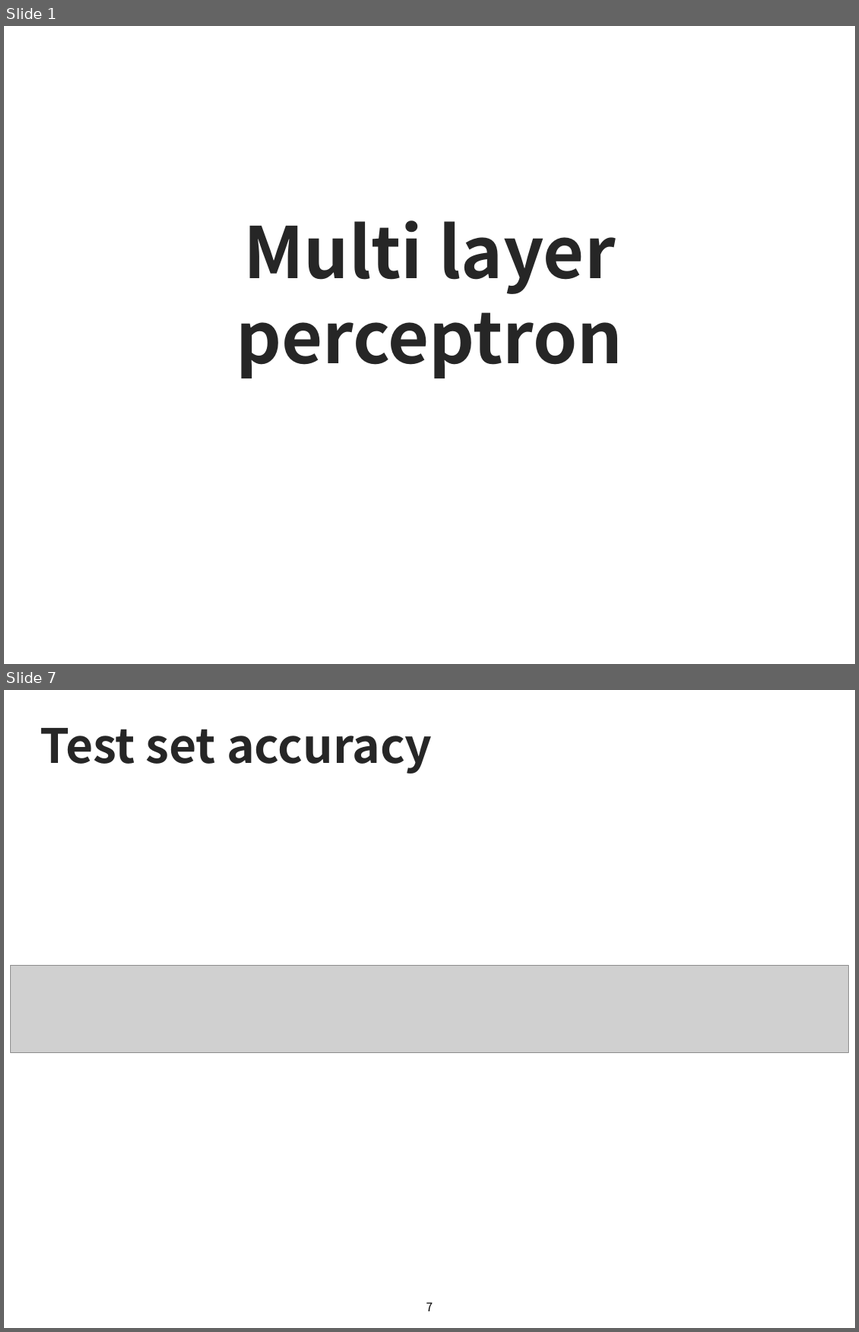
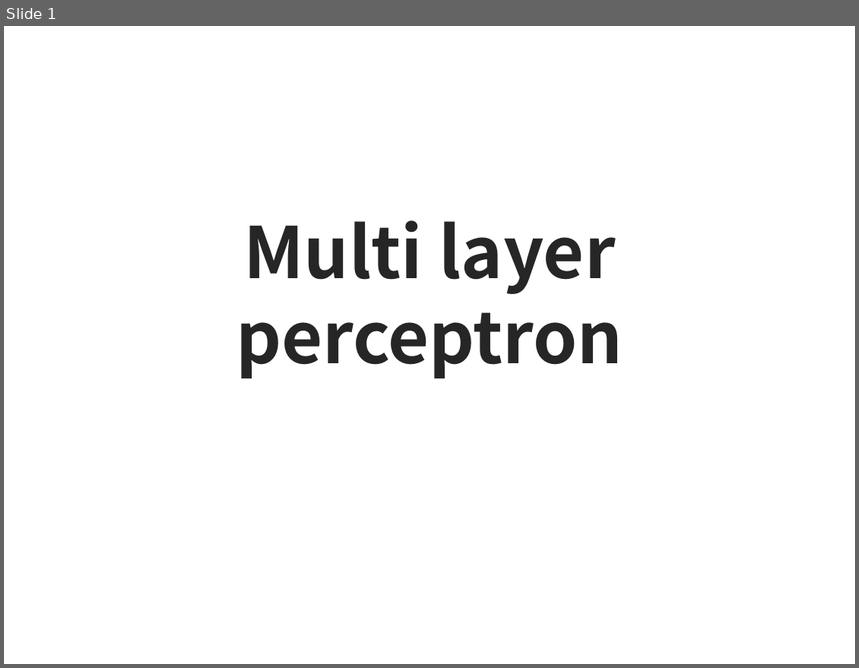
Before and after one commit to sjchoi86/dl_tutorials_3rd, a slide deck: ppts/Week2-1c Multi-layer perceptron (mlp_mnist_simple).pptx. Shown one above the other, each under a label of ours: slides 1 and 7 before the commit, slide 1 after it; the slides between them are not shown. The pictures are 859x1332 and 859x668 pixels, drawn with LibreOffice and Linux fonts; fonts in the diff are those of the drawing; grey boxes stand for pictures. Boxes give left, top, right and bottom in pixels: in the first picture for what was removed or moved away, otherwise in the second. Text is boxed around its words. In the diff, an @@ line names an element or a change of style, - is before the commit and + after.

```diff
--- a/ppts/Week2-1c Multi-layer perceptron (mlp_mnist_simple).pptx
+++ b/ppts/Week2-1c Multi-layer perceptron (mlp_mnist_simple).pptx
@@ slide 7 removed at (x1=4, y1=690, x2=855, y2=1328), background #FFFFFF @@
@@ title removed at (x1=40, y1=728, x2=432, y2=774) @@
-Test set accuracy
@@ picture removed at (x1=11, y1=966, x2=849, y2=1053) @@
@@ page number removed at (x1=427, y1=1303, x2=433, y2=1312) @@
-7
```
Also in this commit, not shown: 6 slides changed, 1 slide added, 3 other files.
